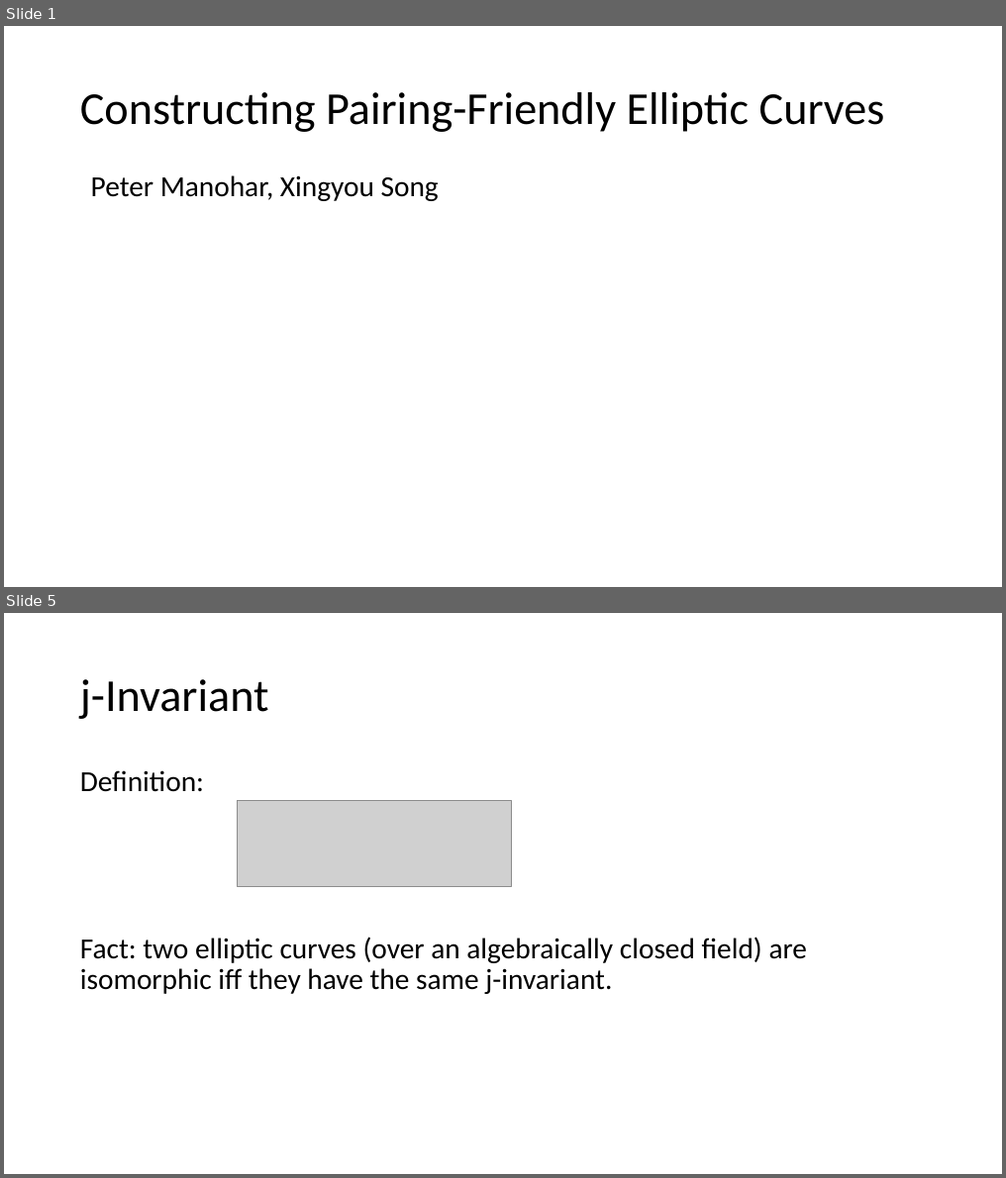
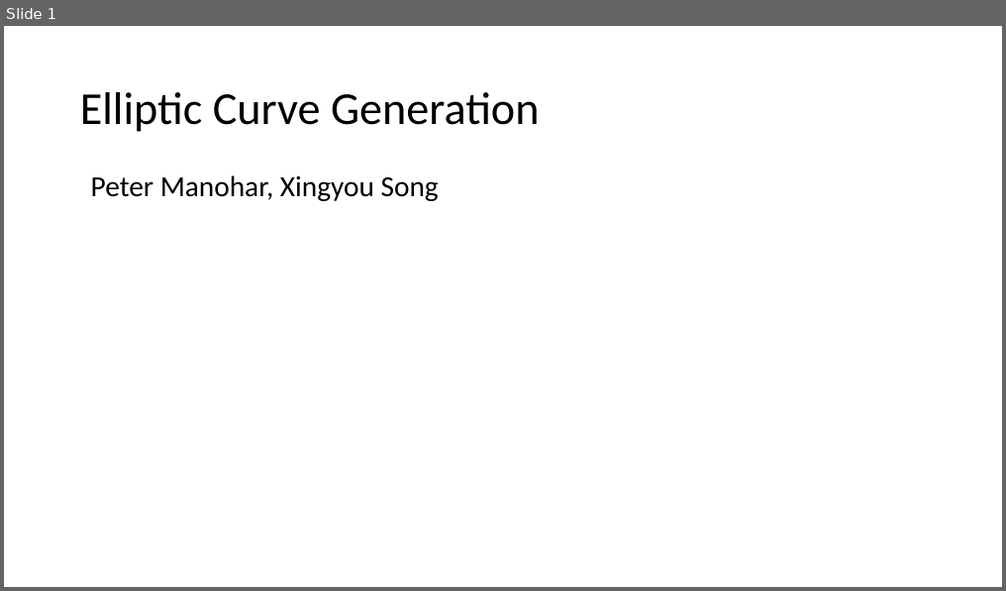
Before and after one commit to Srizzle/CS276-Project-Writeup, a slide deck: Presentation.ppt.pptx. Shown one above the other, each under a label of ours: slides 1 and 5 before the commit, slide 1 after it; the slides between them are not shown. The pictures are 1006x1178 and 1006x591 pixels, drawn with LibreOffice and Linux fonts; fonts in the diff are those of the drawing; grey boxes stand for pictures. Boxes give left, top, right and bottom in pixels: in the first picture for what was removed or moved away, otherwise in the second. Text is boxed around its words. In the diff, an @@ line names an element or a change of style, - is before the commit and + after.

```diff
--- a/Presentation.ppt.pptx
+++ b/Presentation.ppt.pptx
@@ slide 5 removed at box(4, 613, 1002, 1174), background #FFFFFF @@
@@ title removed at box(80, 679, 269, 719) @@
-j-Invariant
@@ text removed at box(80, 770, 808, 994) @@
-Definition:
-Fact: two elliptic curves (over an algebraically closed field) are isomorphic iff they have the same j-invariant.
@@ picture removed at box(238, 800, 511, 886) @@
@@ slide 1 changed as well @@
@@ title at box(80, 92, 540, 132): text changed @@
-Constructing Pairing-Friendly Elliptic Curves
+Elliptic Curve Generation
```
Also in this commit, not shown: 1 slide added, 7 other slides removed, 1 other file.
